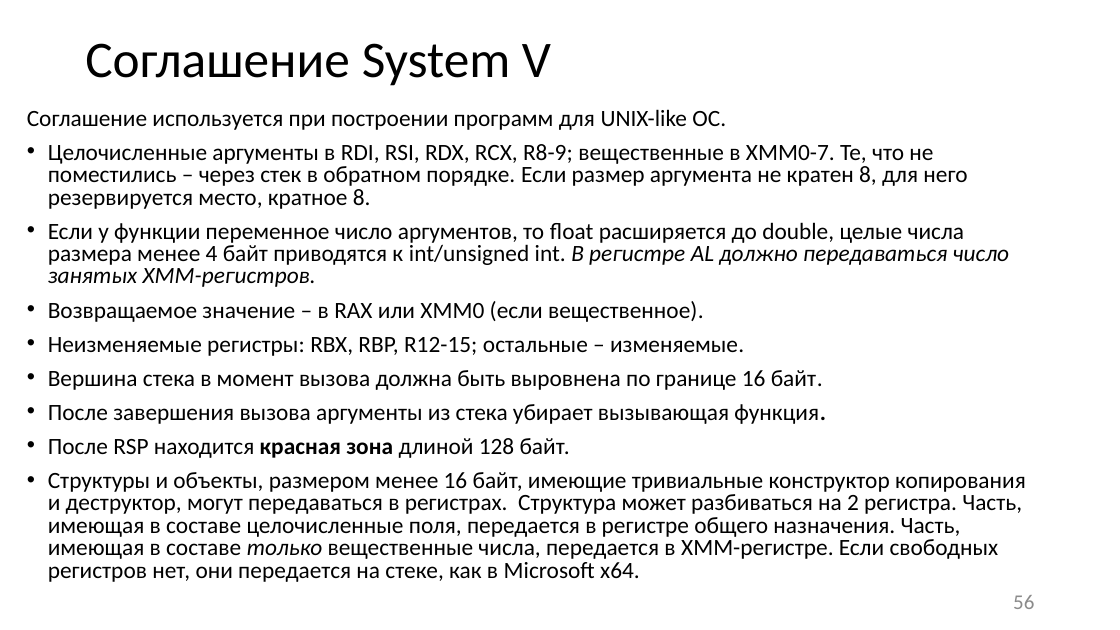
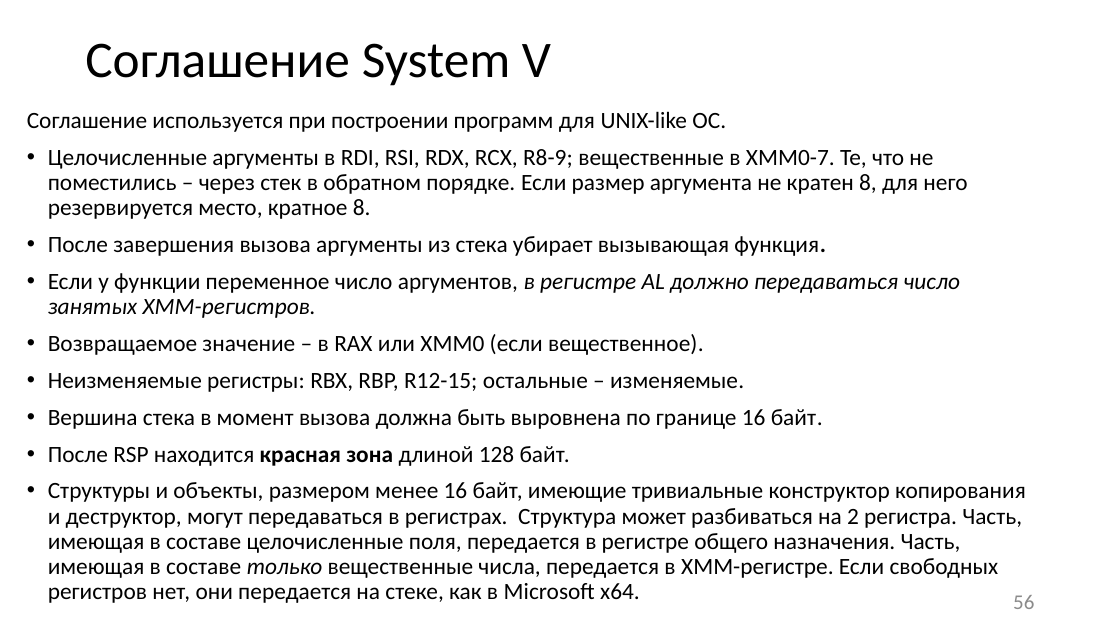
Before and after one commit to itsecd/low-level-programming, a slide deck: slide 56 of Lectures/3.Calling_conventions/Lecture3.pptx. Drawn at 1120x630 pixels with LibreOffice and Linux fonts; fonts in the diff are those of the drawing. Boxes give left, top, right and bottom in pixels: in the first picture for what was removed or moved away, otherwise in the second. Text is boxed around its words. In the diff, an @@ line names an element or a change of style, - is before the commit and + after.

```diff
--- a/Lectures/3.Calling_conventions/Lecture3.pptx
+++ b/Lectures/3.Calling_conventions/Lecture3.pptx
@@ text at (27,111,1026,603): line spacing 0.8 to 0.9 @@
@@ text at (48,236,960,318): text changed @@
-• Если у функции переменное число аргументов, то float расширяется до double, целые числа размера менее 4 байт приводятся к int/unsigned int. В регистре AL должно передаваться число занятых XMM-регистров.
+• После завершения вызова аргументы из стека убирает вызывающая функция.
+• Если у функции переменное число аргументов, в регистре AL должно передаваться число занятых XMM-регистров.
@@ text at (48,404,826,424): paragraph removed @@
-• После завершения вызова аргументы из стека убирает вызывающая функция.
```
Also in this commit, not shown: 2 other slides changed, 1 slide added, 5 other files.
